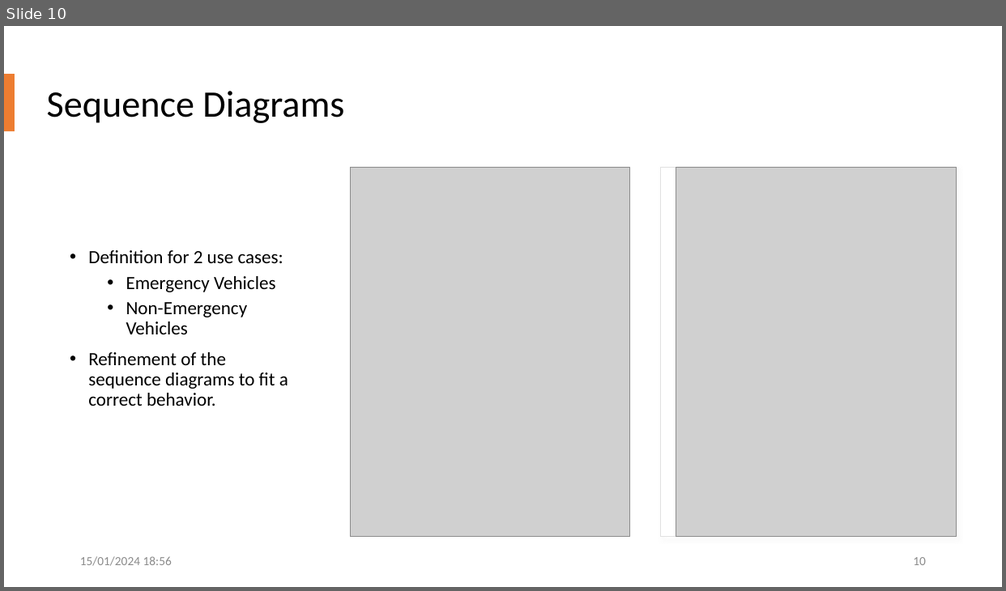
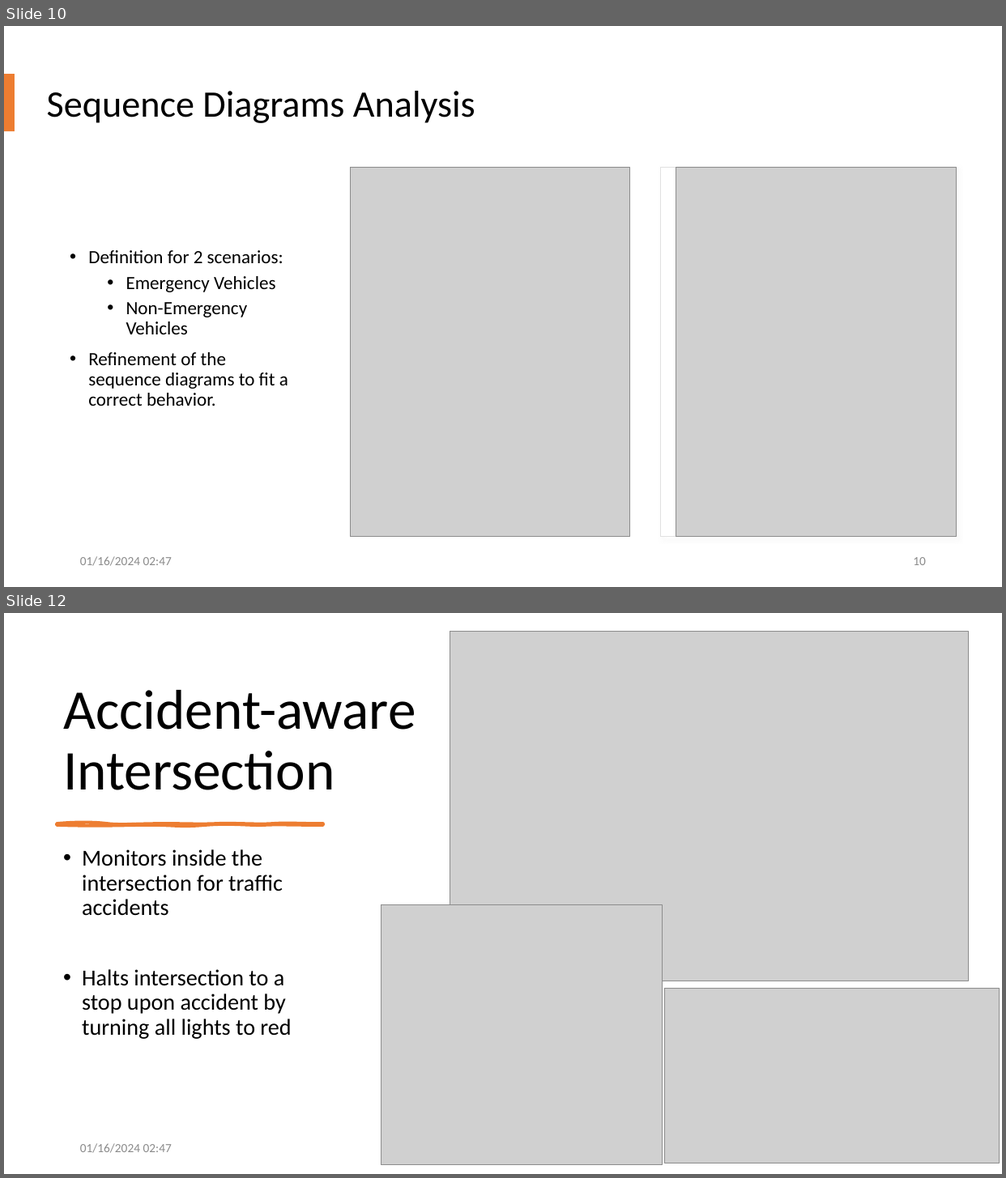
Before and after one commit to allerter/ESE-Smart-City, a slide deck: Requirements/Presentations/Presentation_Merge.pptx. Shown one above the other, each under a label of ours: slide 10 before the commit, slides 10 and 12 after it; the slides between them are not shown. The pictures are 1006x591 and 1006x1178 pixels, drawn with LibreOffice and Linux fonts; fonts in the diff are those of the drawing; grey boxes stand for pictures. Boxes give left, top, right and bottom in pixels: in the first picture for what was removed or moved away, otherwise in the second. Text is boxed around its words. In the diff, an @@ line names an element or a change of style, - is before the commit and + after.

```diff
--- a/Requirements/Presentations/Presentation_Merge.pptx
+++ b/Requirements/Presentations/Presentation_Merge.pptx
@@ slide 12 added at <box>4,613,1002,1174</box>, background #FFFFFF @@
@@ picture added at <box>450,631,968,981</box> @@
@@ title added at <box>63,690,416,790</box>, 54 pt, text #000000 @@
+Accident-aware Intersection
@@ freeform shape added at <box>57,824,323,825</box>, fill #ED7D31, outline #ED7D31 3 pt @@
@@ text added at <box>82,850,291,1039</box>, 22 pt, text #000000 @@
+• Monitors inside the intersection for traffic accidents
+• Halts intersection to a stop upon accident by turning all lights to red
@@ picture added at <box>381,905,662,1165</box> @@
@@ picture added at <box>665,989,999,1163</box> @@
@@ text added at <box>80,1144,172,1153</box>, 12 pt, text #8C8C8C @@
+01/16/2024 02:47
@@ slide 10 changed as well @@
@@ title at <box>47,91,475,123</box>: text changed @@
-Sequence Diagrams
+Sequence Diagrams Analysis
@@ text at <box>88,250,283,263</box>: text changed @@
-• Definition for 2 use cases:
+• Definition for 2 scenarios:
@@ text at <box>80,557,172,566</box>: text changed @@
-15/01/2024 18:56
+01/16/2024 02:47
```
Also in this commit, not shown: 25 other slides changed, 3 other slides added, 2 other files.
